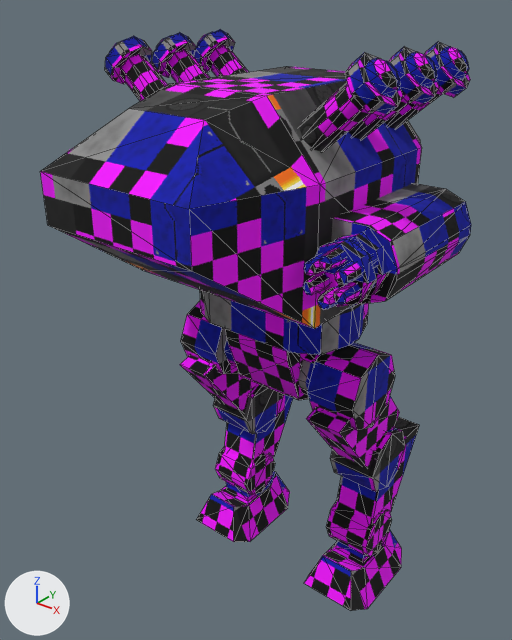
The glTF model enemys/robot/model/robot.glb, before and after one commit.
The view is the same before and after, from a 50 mm lens placed at (2.29, -3.41, 3.77), pointed at (-0.06, -0.47, 1.95). Lighting does not change. The marker at lower left points along +X, +Y and +Z. The older version comes first. Mesh edges are drawn as thin lines. Where no turn or scale is listed for an object, it has been applied to the vertices. Vertices at exactly the same position are counted once.
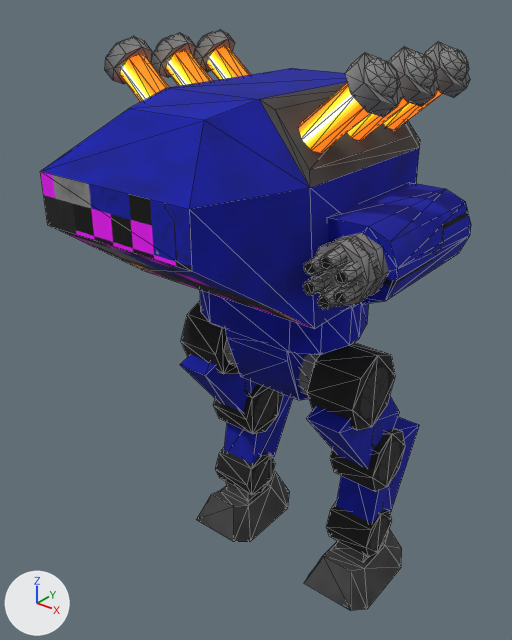
The change, as a list of edits to the scene's bpy script:
```text
Add mat_robot_emision:
    mat_robot_emision = bpy.data.materials.new('robot_emision')
    # uses the picture img_robot
Change me_cube_007:
    where me_cube_007.from_pydata(...)  # 144 vertices, 228 faces; spans x -0.118..0.118, y -0.139..0.174, z -0.132..0.132
    me_cube_007 part 1: texture (UV) coordinates of 228 of 228 faces, centred in x -0.117..0.117, y -0.139..0.091, z -0.128..0.128, changed; they spanned u 0.4..0.71, v 0.4..0.71 and now span u 0.01..0.36, v 0.54..0.87
Change me_cylinder_002:
    where me_cylinder_002.from_pydata(...)  # 32 vertices, 56 faces; spans x -0.151..0.151, y -0.029..0.162, z -0.151..0.151
    me_cylinder_002 part 2: texture (UV) coordinates of 56 of 56 faces, centred in x -0.136..0.136, y -0.029..0.162, z -0.136..0.136, changed; they spanned u 0.35..0.65, v 0.35..0.65 and now span u 0.15..0.35, v 0.52..0.72
Change me_cube_006:
    where me_cube_006.from_pydata(...)  # 16 vertices, 26 faces; spans x 0.571..0.951, y -0.736..0.057, z 2.388..2.767
    me_cube_006 part 3: texture (UV) coordinates of 26 of 26 faces, centred in x 0.644..0.951, y -0.736..0.057, z 2.388..2.767, changed; they spanned u 0.1..0.9, v 0.1..0.9 and now span u 0.39..0.93, v 0.41..0.7
Change me_cylinder_001:
    where me_cylinder_001.from_pydata(...)  # 168 vertices, 282 faces; spans x -0.09..0.413, y -0.131..0.814, z -0.094..0.377
    me_cylinder_001 part 4: 282 kept faces spanning x -0.09..0.413, y -0.131..0.814, z -0.094..0.377 get new texture (UV) coordinates
    me_cylinder_001 part 5: 48 faces spanning x -0.09..0.325, y -0.084..0.767, z -0.094..0.291 switch from mat_robot (picture img_robot) to mat_robot_emision
Change me_cylinder_003:
    where me_cylinder_003.from_pydata(...)  # 168 vertices, 282 faces; spans x -0.131..0.131, y -0.131..0.814, z -0.047..0.487
    used by ob_cylinder_003; location = (-0.45, -0.701, 3.112); rotation_euler = (-3.142, -0.873, 0.0), in degrees (-180, -50, 0); scale = (-1.0, -1.0, -1.0)
    me_cylinder_003 part 6: 282 kept faces spanning x -0.131..0.131, y -0.131..0.814, z -0.047..0.487 get new texture (UV) coordinates
    me_cylinder_003 part 7: 48 faces spanning x -0.084..0.084, y -0.084..0.767, z -0.047..0.353 switch from mat_robot (picture img_robot) to mat_robot_emision
Change me_cube_004:
    remove me_cube_004.from_pydata(...)  # 24 vertices, 44 faces; spans x -0.6..0.6, y -1.53..0.42, z 2.24..3.3
    add me_cube_004.from_pydata(...)  # 32 vertices, 60 faces; spans x -0.6..0.6, y -1.53..0.42, z 2.24..3.28
    me_cube_004 part 8
    4 faces are deleted
    8 vertices move from x -0.6..0.6, y -0.85..0.11, z 2.95..3.3 to x -0.57..0.57, y -0.88..0.15, z 2.94..3.28
    8 vertices are added at x -0.54..0.54, y -0.85..0.11, z 3.0..3.24
    20 new faces join them
    me_cube_004 part 9: 36 kept faces spanning x -0.6..0.6, y -1.53..0.42, z 2.24..3.28 get new texture (UV) coordinates
Change me_cube:
    where me_cube.from_pydata(...)  # 32 vertices, 56 faces; spans x 0.264..0.736, y -0.42..0.288, z -0.01..0.441
    me_cube part 10: texture (UV) coordinates of 56 of 56 faces, centred in x 0.296..0.704, y -0.387..0.256, z -0.01..0.441, changed; they spanned u 0.14..0.85, v 0.14..0.85 and now span u 0.05..0.33, v 0.28..1.0
Change me_cube_001:
    where me_cube_001.from_pydata(...)  # 40 vertices, 68 faces; spans x 0.344..0.656, y -0.222..0.427, z 0.258..1.203
    me_cube_001 part 11: texture (UV) coordinates of 68 of 68 faces, centred in x 0.344..0.656, y -0.206..0.328, z 0.274..1.182, changed; they spanned u 0.28..0.93, v 0.04..0.98 and now span u 0.03..1.0, v 0.29..0.99
Change me_cube_002:
    where me_cube_002.from_pydata(...)  # 40 vertices, 62 faces; spans x 0.106..0.651, y -0.578..0.16, z 0.9..1.872
    me_cube_002 part 12: texture (UV) coordinates of 56 of 62 faces, centred in x 0.187..0.651, y -0.495..0.072, z 1.019..1.848, changed; they spanned u 0.17..0.91, v -0.16..0.81 and now span u 0.02..0.96, v 0.28..0.99
Change me_cube_003:
    where me_cube_003.from_pydata(...)  # 32 vertices, 56 faces; spans x 0.264..0.736, y -0.42..0.288, z -0.01..0.441
    used by ob_cube_008; location = (0.0, 0.0, 0.0); rotation_euler = (-3.142, 0.0, 0.0), in degrees (-180, 0, 0); scale = (-1.0, -1.0, -1.0)
    me_cube_003 part 13: texture (UV) coordinates of 56 of 56 faces, centred in x 0.296..0.704, y -0.387..0.256, z -0.01..0.441, changed; they spanned u 0.14..0.85, v 0.14..0.85 and now span u 0.05..0.33, v 0.28..1.0
Change me_cube_008:
    where me_cube_008.from_pydata(...)  # 40 vertices, 68 faces; spans x 0.344..0.656, y -0.222..0.427, z 0.258..1.203
    used by ob_cube_009; location = (0.0, 0.0, 0.0); rotation_euler = (-3.142, 0.0, 0.0), in degrees (-180, 0, 0); scale = (-1.0, -1.0, -1.0)
    me_cube_008 part 14: texture (UV) coordinates of 68 of 68 faces, centred in x 0.344..0.656, y -0.206..0.328, z 0.274..1.182, changed; they spanned u 0.28..0.93, v 0.04..0.98 and now span u 0.03..1.0, v 0.29..0.99
Change me_cube_009:
    where me_cube_009.from_pydata(...)  # 40 vertices, 62 faces; spans x 0.106..0.651, y -0.578..0.16, z 0.9..1.872
    used by ob_cube_010; location = (0.0, 0.0, 0.0); rotation_euler = (-3.142, 0.0, 0.0), in degrees (-180, 0, 0); scale = (-1.0, -1.0, -1.0)
    me_cube_009 part 15: texture (UV) coordinates of 56 of 62 faces, centred in x 0.187..0.651, y -0.495..0.072, z 1.019..1.848, changed; they spanned u 0.17..0.91, v -0.16..0.81 and now span u 0.02..0.96, v 0.28..0.99
Change me_cube_010:
    where me_cube_010.from_pydata(...)  # 38 vertices, 66 faces; spans x -0.505..0.505, y -0.621..0.036, z 1.41..2.146
    me_cube_010 part 16: texture (UV) coordinates of 66 of 66 faces, centred in x -0.505..0.505, y -0.621..0.036, z 1.413..2.146, changed; they spanned u -0.01..1.01, v 0.04..0.83 and now span u 0.39..0.61, v 0.55..0.71
```

Pixel boxes [x1, y1, x2, y2] of what changed, in the pictures (512 x 640 px):
'Cube.004', reshaped
    before: [40, 66, 422, 328]
    after: [40, 68, 420, 328]
part 1 of me_cube_007, surface changed
    both: [303, 240, 377, 310]
part 2 of me_cylinder_002, surface changed (blue to grey)
    both: [313, 233, 389, 307]
part 3 of me_cube_006, surface changed
    both: [331, 183, 471, 304]
part 4 of me_cylinder_001, surface changed
    both: [299, 41, 470, 152]
part 5 of me_cylinder_001, recoloured (lighter)
    both: [299, 83, 442, 152]
part 6 of me_cylinder_003, surface changed
    both: [105, 29, 248, 101]
part 7 of me_cylinder_003, recoloured
    both: [120, 45, 248, 101]
part 8 of me_cube_004, cut back
    before: [129, 66, 422, 328]
    after: [129, 68, 420, 328]
part 9 of me_cube_004, surface changed
    both: [41, 68, 420, 328]
part 10 of me_cube, surface changed
    both: [304, 529, 402, 611]
part 11 of me_cube_001, surface changed
    both: [327, 417, 419, 557]
part 12 of me_cube_002, surface changed
    both: [298, 342, 400, 469]
part 13 of me_cube_003, surface changed
    both: [196, 471, 290, 542]
part 14 of me_cube_008, surface changed
    both: [214, 384, 293, 495]
part 15 of me_cube_009, surface changed
    both: [180, 301, 258, 413]
part 16 of me_cube_010, surface changed
    both: [200, 290, 369, 400]
